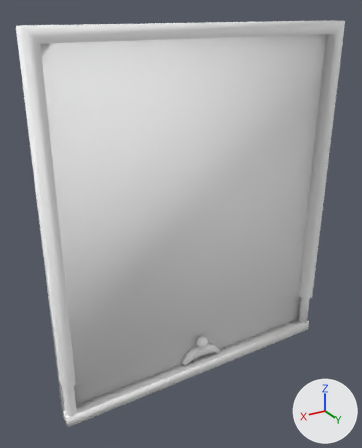
Two versions of the Blender file Assets_src/blender/level_mesh.blend, one commit apart.
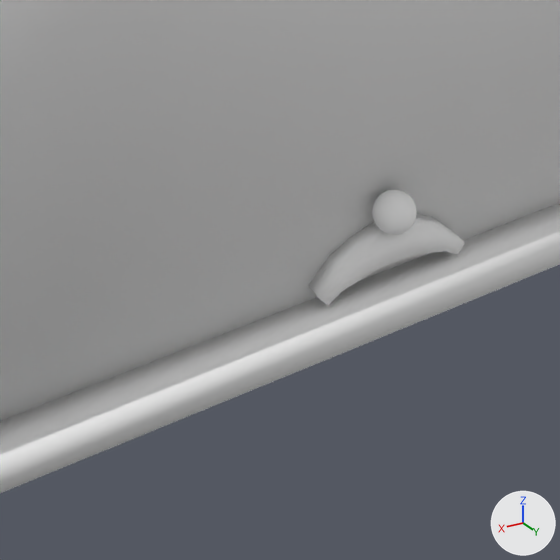
Old and new are each drawn whole from a 50 mm lens placed at (2.18, 3.32, 1.65), pointed at (0.1, -0.14, -0.08) and again close up on the part from 28% to 67% of the width and 64% to 96% of the height. Arrows for +X, +Y and +Z are at lower right; the lights stay in place.

Before the edit, the objects in view are built like this:
```python
me_cube_012 = bpy.data.meshes.new('Cube.012')
me_cube_012.from_pydata(...)  # 274 vertices, 396 faces; spans x -1.35..1.35, y -0.02..0.13, z -1.55..1.55
me_cube_012.polygons.foreach_set('use_smooth', [True] * 396)
me_cube_012.materials.append(mat_material)  # white #ffffff
ob_cube_003 = bpy.data.objects.new('Cube.003', me_cube_012)
ob_cube_003.location = (0.0, 0.0, 0.0)
```
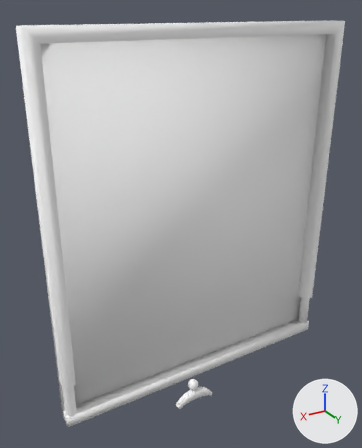
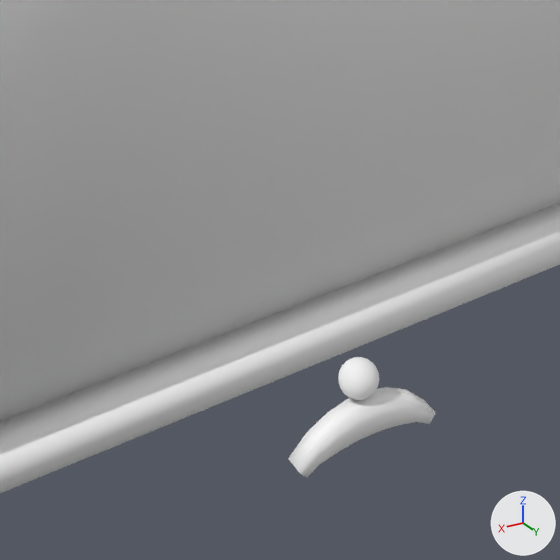
What differs and where, as boxes [x1, y1, x2, y2] in the close-ups (560 x 560 px):
'paddle', added
    after: [288, 387, 436, 478]
'ball', added
    after: [338, 357, 379, 400]
part 1 of me_cube_012, deleted
    before: [372, 190, 417, 235]
part 2 of me_cube_012, deleted
    before: [308, 214, 465, 306]

What changed in the scene script:
```text
Change me_cube_012:
    where me_cube_012.from_pydata(...)  # 274 vertices, 396 faces; spans x -1.35..1.35, y -0.02..0.13, z -1.55..1.55
    used by ob_cube_003; location = (0.0, 0.0, 0.0)
    me_cube_012 part 1: the loose piece of 162 vertices spanning x -0.05..0.05, y 0.02..0.13, z -1.29..-1.18 is deleted
    me_cube_012 part 2: the loose piece of 32 vertices spanning x -0.21..0.21, y 0.02..0.08, z -1.43..-1.29 is deleted
Add me_ball:
    me_ball.from_pydata(...)  # an icosphere of 320 faces spanning x -0.0527..0.0527, y -0.0528..0.0528, z -0.0532..0.0532
    me_ball.polygons.foreach_set('use_smooth', [True] * 320)
    me_ball.materials.append(mat_material)  # white #ffffff
Add me_paddle:
    me_paddle.from_pydata(...)  # 32 vertices, 30 faces; spans x -0.208..0.208, y -0.078..-0.021, z -1.431..-1.291
    me_paddle.polygons.foreach_set('use_smooth', [True] * 30)
    me_paddle.materials.append(mat_material)  # white #ffffff
Add ob_ball:
    ob_ball = bpy.data.objects.new('ball', me_ball)
    ob_ball.location = (0.0, -0.074, -1.844)
Add ob_paddle:
    ob_paddle = bpy.data.objects.new('paddle', me_paddle)
    ob_paddle.location = (0.0, 0.0, -0.608)
```
